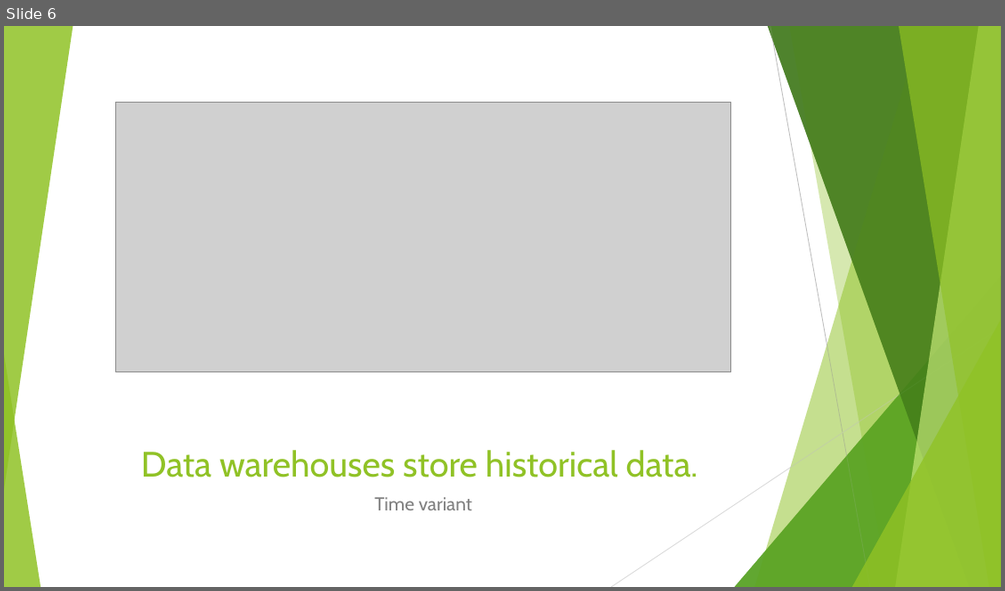
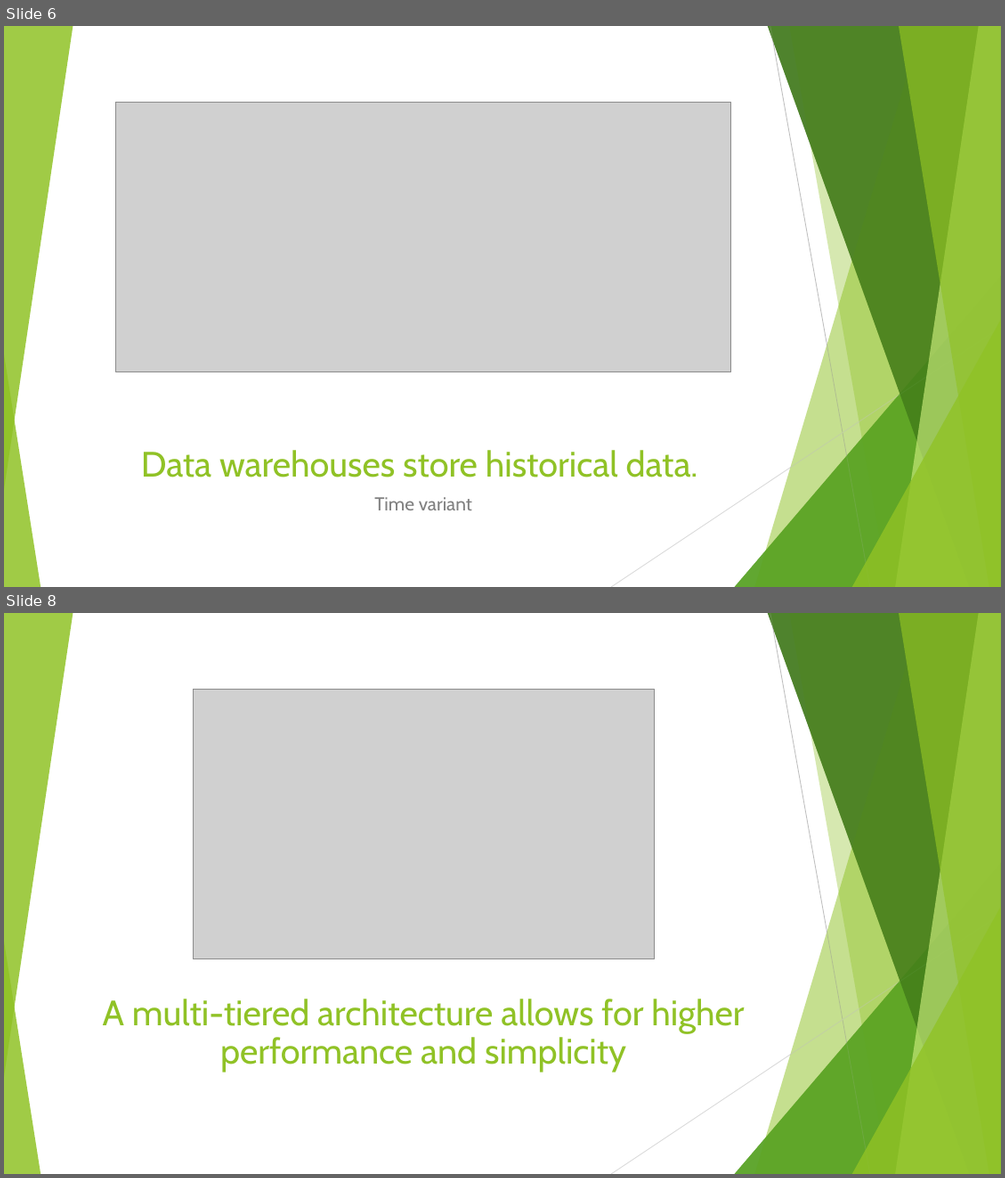
Before and after one commit to Blintzkrieg/INFO523Coursework, a slide deck: Data Warehousing Basic Concepts.pptx. Shown one above the other, each under a label of ours: slide 6 before the commit, slides 6 and 8 after it; the slides between them are not shown. The pictures are 1005x591 and 1005x1178 pixels, drawn with LibreOffice and Linux fonts; fonts in the diff are those of the drawing; grey boxes stand for pictures. Boxes give left, top, right and bottom in pixels: in the first picture for what was removed or moved away, otherwise in the second. Text is boxed around its words. In the diff, an @@ line names an element or a change of style, - is before the commit and + after.

```diff
--- a/Data Warehousing Basic Concepts.pptx
+++ b/Data Warehousing Basic Concepts.pptx
@@ slide 8 added at box(4, 613, 1001, 1174), background #FFFFFF; not listed: 8 template elements that a slide beside it also shows @@
@@ group added at box(4, 613, 1001, 1174): 5 freeform shapes, 3 triangles, 2 lines @@
@@ picture added at box(194, 690, 655, 959) @@
@@ title added at box(103, 998, 744, 1071), 34 pt, text #90C226 @@
+A multi-tiered architecture allows for higher performance and simplicity
```
Also in this commit, not shown: 2 slides changed, 1 slide removed.
